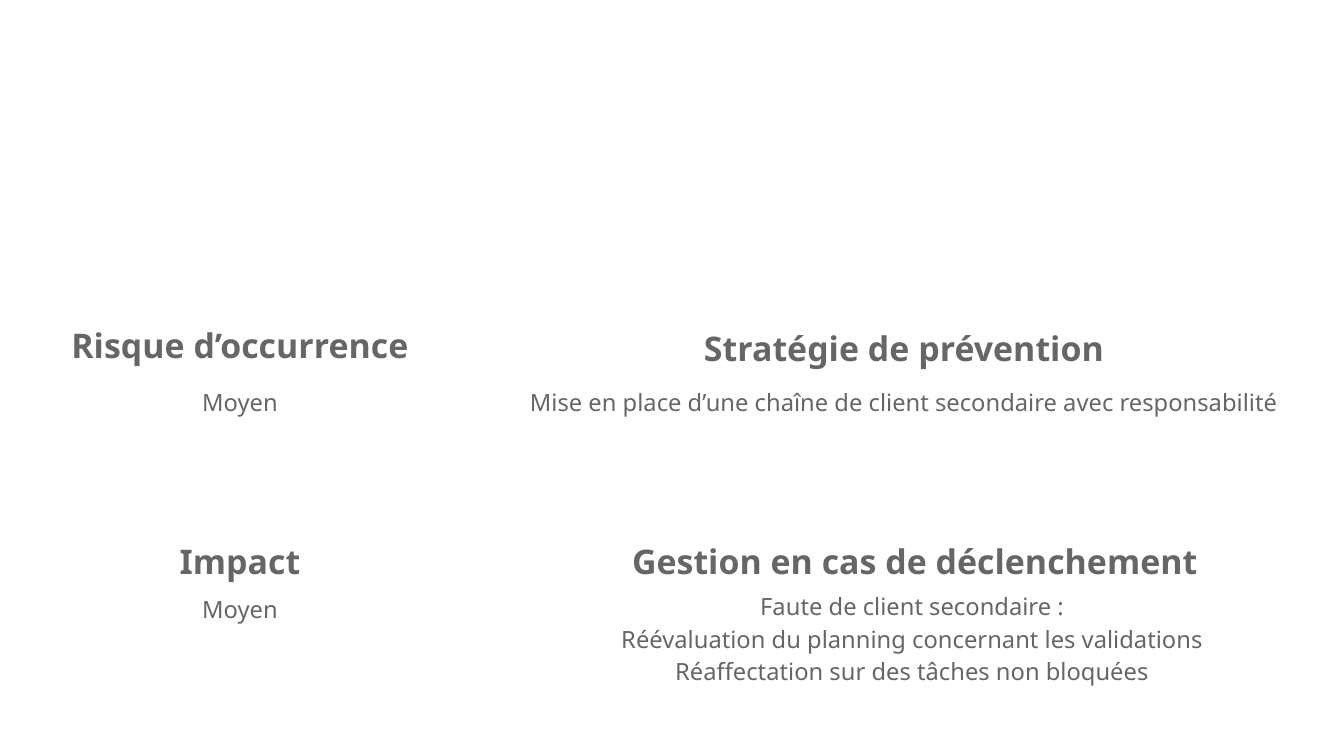
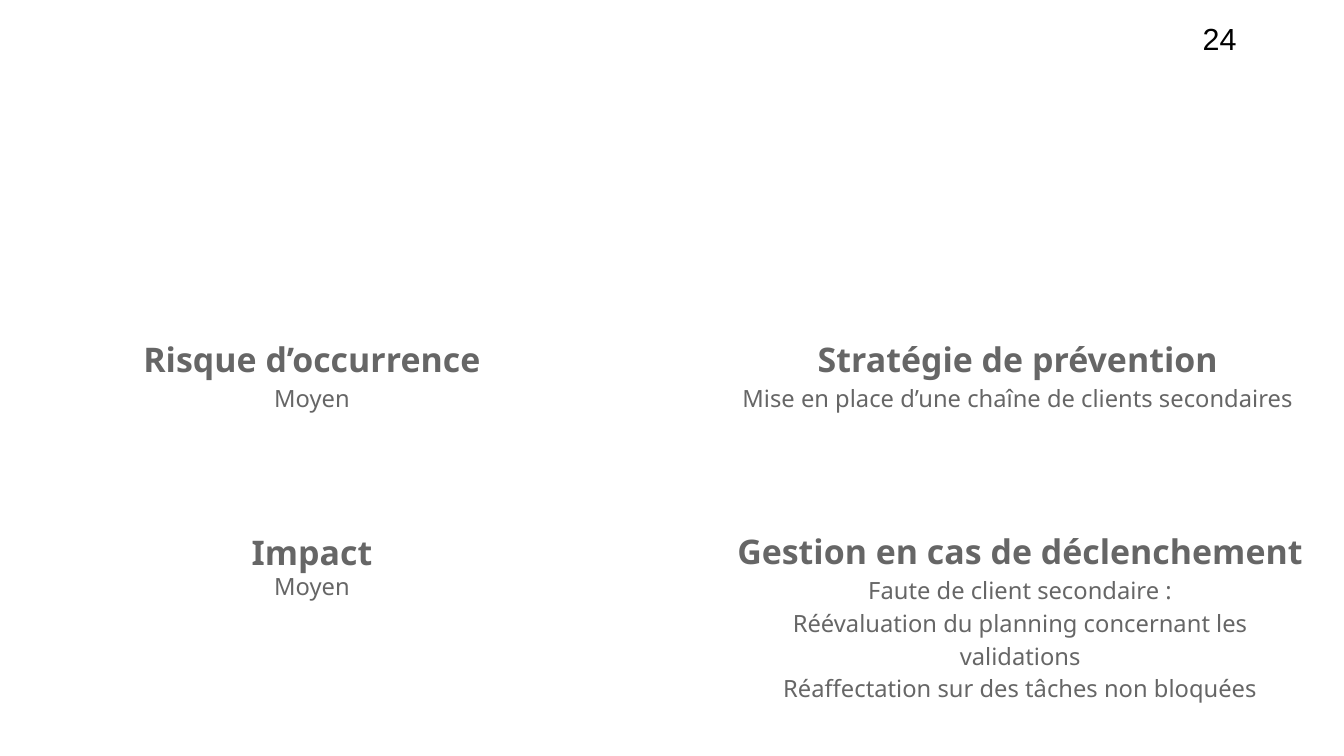
Before and after one commit to Szyckaa/UE-PROJET-DOCS-GESTION, a slide deck: slide 24 of Initialisation/Support de réunion de lancement.odp. Drawn at 1344x756 pixels with LibreOffice and Linux fonts; fonts in the diff are those of the drawing; background and template pictures are left out. Boxes give left, top, right and bottom in pixels: in the first picture for what was removed or moved away, otherwise in the second. Text is boxed around its words. In the diff, an @@ line names an element or a change of style, - is before the commit and + after.

```diff
--- a/Initialisation/Support de réunion de lancement.odp
+++ b/Initialisation/Support de réunion de lancement.odp
@@ page number added at [1203,28,1237,50], 18 pt, text #000000 @@
+24
@@ text "Risque d’occurrence": place and size @@
-text "Risque d’occurrence" at [71,332,409,366]
+text "Risque d’occurrence" at [143,346,481,413]
@@ text removed at [704,335,1104,369] @@
-Stratégie de prévention
@@ text at [742,346,1292,413]: text changed @@
-Mise en place d’une chaîne de client secondaire avec responsabilité
+Stratégie de prévention
+Mise en place d’une chaîne de clients secondaires
@@ text removed at [202,394,278,417] @@
-Moyen
@@ text at [274,390,350,413]: paragraph added @@
+Moyen
@@ text "Impact": place and size @@
-text "Impact" at [180,550,301,582]
+text "Impact" at [252,541,373,601]
@@ text "Gestion en cas de déclenchement": place and size @@
-text "Gestion en cas de déclenchement" at [621,597,1203,686]
+text "Gestion en cas de déclenchement" at [737,538,1303,703]
@@ text at [737,538,1303,565]: paragraph added @@
+Gestion en cas de déclenchement
@@ text removed at [632,548,1198,575] @@
-Gestion en cas de déclenchement
@@ text at [274,578,350,601]: paragraph added @@
+Moyen
@@ text removed at [202,601,278,624] @@
-Moyen
```
Also in this commit, not shown: 31 other slides changed, 1 slide added, 13 slides removed, 4 other files.
